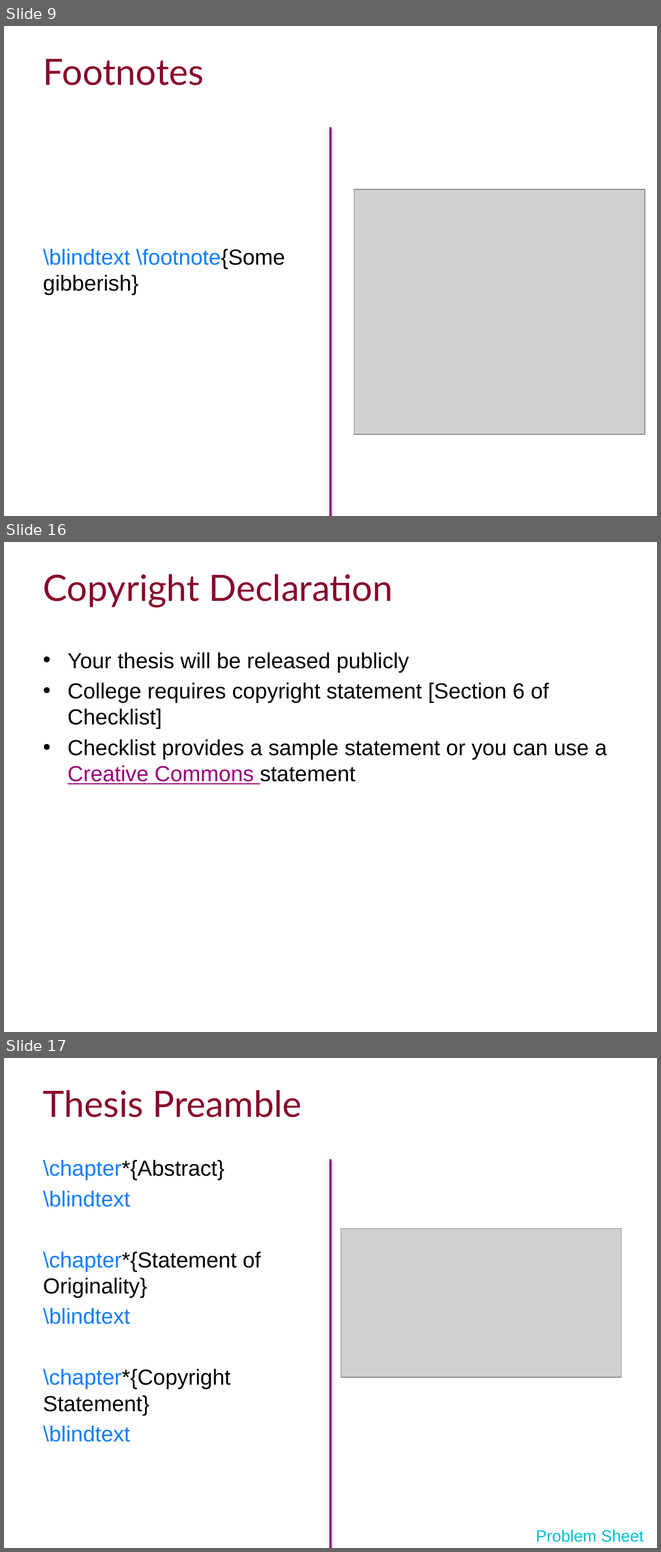
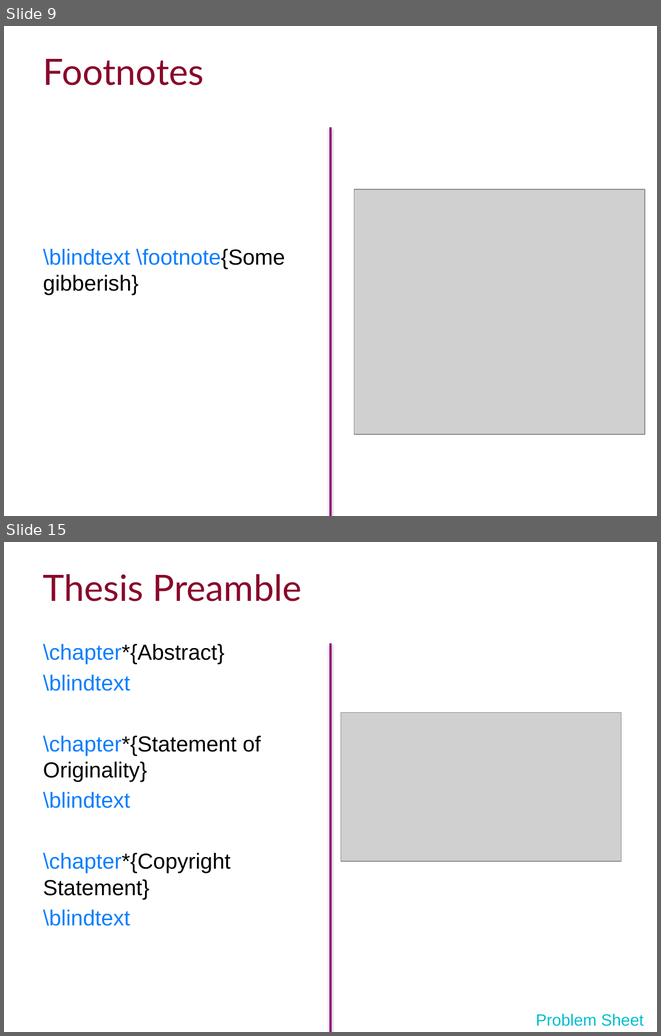
Before and after one commit to ImperialCollegeLondon/RCDS-writing-theses-in-latex, a slide deck: Writing Theses in Latex Slides.pptx. Shown one above the other, each under a label of ours: slides 9, 16 and 17 before the commit, slides 9 and 15 after it; the slides between them are not shown. The pictures are 661x1552 and 661x1036 pixels, drawn with LibreOffice and Linux fonts; fonts in the diff are those of the drawing; grey boxes stand for pictures; background and template pictures are left out. Boxes give left, top, right and bottom in pixels: in the first picture for what was removed or moved away, otherwise in the second. Text is boxed around its words. In the diff, an @@ line names an element or a change of style, - is before the commit and + after.

```diff
--- a/Writing Theses in Latex Slides.pptx
+++ b/Writing Theses in Latex Slides.pptx
@@ slide 16 removed at box(4, 542, 657, 1032), background #FFFFFF @@
@@ title removed at box(43, 574, 393, 608) @@
-Copyright Declaration
@@ text removed at box(68, 652, 607, 784) @@
-• Your thesis will be released publicly
-• College requires copyright statement [Section 6 of Checklist]
-• Checklist provides a sample statement or you can use a Creative Commons statement
@@ what was slide 17 is now slide 15 @@
```
Also in this commit, not shown: 10 slides changed, 1 slide added, 3 other slides removed, 3 other files.
